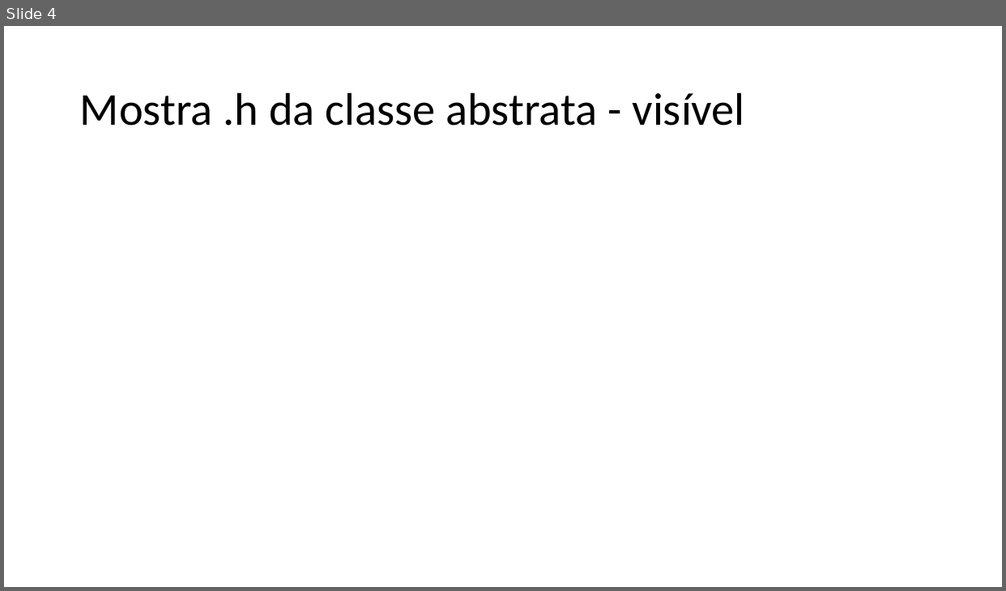
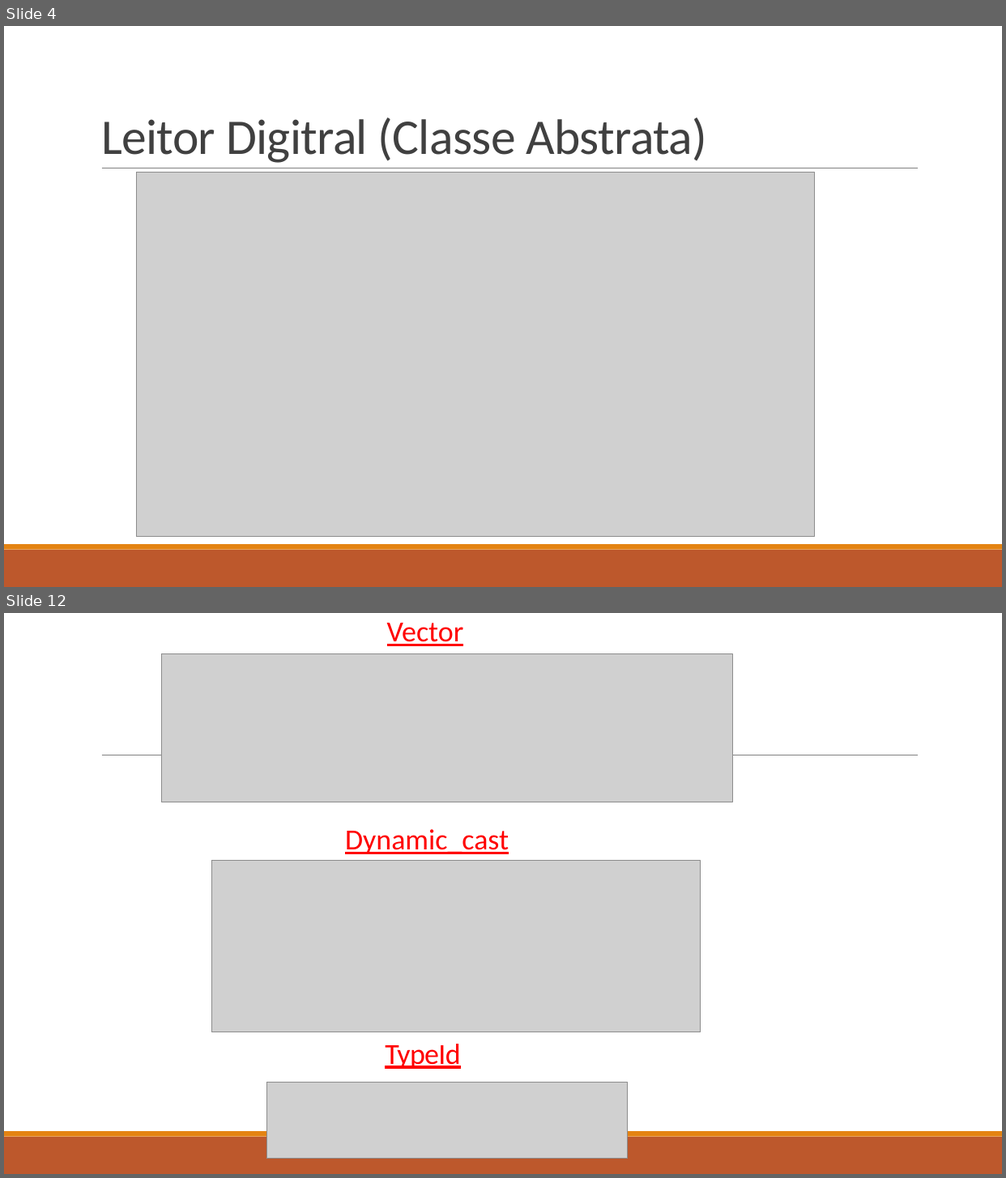
Before and after one commit to R-ronivaldo/LeitorDigital-Polimorfismo-, a slide deck: Requisitos Polimorfismo (1).pptx. Shown one above the other, each under a label of ours: slide 4 before the commit, slides 4 and 12 after it; the slides between them are not shown. The pictures are 1006x591 and 1006x1178 pixels, drawn with LibreOffice and Linux fonts; fonts in the diff are those of the drawing; grey boxes stand for pictures. Boxes give left, top, right and bottom in pixels: in the first picture for what was removed or moved away, otherwise in the second. Text is boxed around its words. In the diff, an @@ line names an element or a change of style, - is before the commit and + after.

```diff
--- a/Requisitos Polimorfismo (1).pptx
+++ b/Requisitos Polimorfismo (1).pptx
@@ slide 12 added at bbox=[4, 613, 1002, 1174], background #FFFFFF; not listed: 3 template elements that a slide beside it also shows @@
@@ text added at bbox=[387, 623, 464, 646], 28 pt, text #FF0000, underline @@
+Vector
@@ picture added at bbox=[162, 654, 733, 803] @@
@@ text added at bbox=[345, 829, 509, 854], 28 pt, text #FF0000, underline @@
+Dynamic_cast
@@ picture added at bbox=[211, 861, 701, 1033] @@
@@ title added at bbox=[385, 1044, 460, 1069], 28 pt, text #FF0000, underline @@
+TypeId
@@ picture added at bbox=[266, 1082, 628, 1159] @@
@@ slide 4 changed as well @@
@@ title "Leitor Digitral (Classe Abstrata)" at bbox=[101, 118, 707, 163]: vertical alignment middle to bottom @@
@@ title at bbox=[101, 118, 707, 163]: text changed; size 44 to 48 pt; text colour #000000 to #404040 @@
-Mostra .h da classe abstrata - visível
+Leitor Digitral (Classe Abstrata)
@@ line added from (102, 169) to (918, 169), #808080 0.5 pt @@
@@ picture added at bbox=[136, 172, 814, 537] @@
@@ rectangle added at bbox=[4, 550, 1002, 587], fill #BD582C @@
@@ rectangle added at bbox=[4, 544, 1002, 550], fill #E48312 @@
```
Also in this commit, not shown: 5 other slides changed, 9 other slides added, 10 slides removed, 21 other files.
